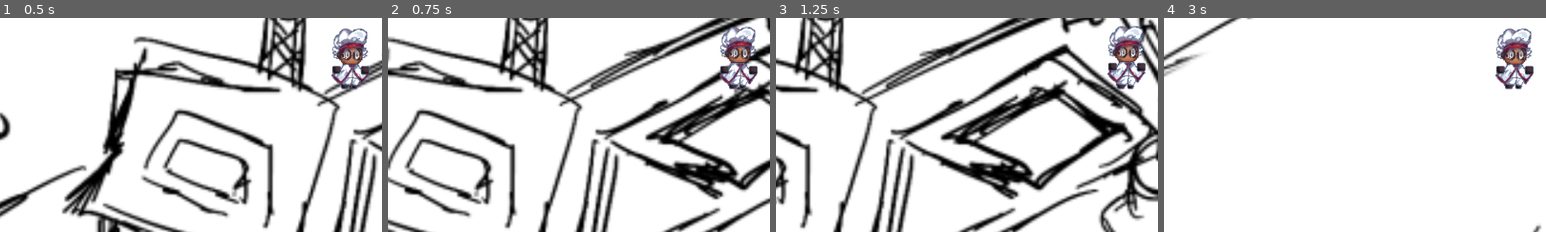
Above: before the commit, frames 1-4 (left to right).
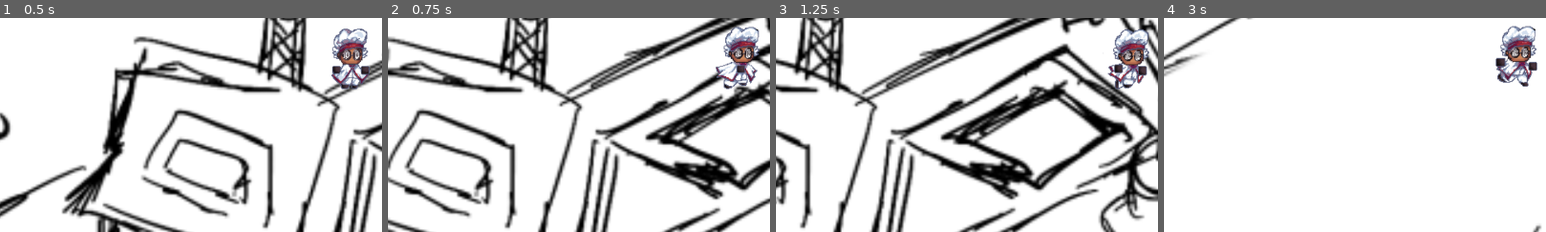
Above: after the commit, the same moments.

Repository: RashmitShrestha/gmo
Game: Godot game, scene res://scenes/game_area.tscn
Two runs of this game, one before a commit and one after it. Both use one fixed random seed, a clock stepped at 60 frames per second and the inputs below.
Inputs (mouse positions are % of the whole screen's width and height, from its top left):
- Up to frame 1 (0.5 s): no input
- Up to frame 2 (0.75 s): move the mouse to (72, 45) at 0.52 s; press the mouse at (72, 45) at 0.53 s; hold D (right) from 0.53 s (still down)
- Up to frame 3 (1.25 s): keep holding D (right)
- Up to frame 4 (3 s): move the mouse to (30, 55) at 1.27 s; release D (right) at 1.28 s; release the mouse at (30, 55) at 1.28 s; hold S (down) 1.28-2.03 s; tap Shift (shift) at 1.35, 2.85 s; move the mouse to (60, 28) at 2.02 s; press the mouse at (60, 28) at 2.03 s; hold D (right) 2.03-2.78 s; move the mouse to (45, 70) at 2.77 s; release the mouse at (45, 70) at 2.78 s; hold W (up) from 2.78 s (still down)
The pictures show only the part of the screen within x 4-54%, y 41-91%; the shares and areas given below are measured in that part.

Frame 1 is identical in both runs. In frame 2, 2.0% of the frame differs, in the area x 85-98%, y 4-34%; in frame 3, 2.3%, in the area x 86-98%, y 3-34%; in frame 4, 2.3%.
Error after the commit: Invalid access to property or key '_damaged' on a base object of type 'CharacterBody2D (Warden)'. (res://scripts/components/character_components/player_compone…

Commit message:
Reorganize files and code

Diff:
--- a/gmo/scenes/game_area.tscn
+++ b/gmo/scenes/game_area.tscn
@@ -8,7 +8,7 @@
 [ext_resource type="PackedScene" uid="uid://bpmfnh2gfepdb" path="res://scenes/watermelon.tscn" id="5_uy78w"]
 [ext_resource type="PackedScene" uid="uid://ctsmh36aqyq5t" path="res://scenes/strawberry.tscn" id="6_copoj"]
 [ext_resource type="Script" uid="uid://bquw4773xgiaq" path="res://scripts/characters/character.gd" id="6_x48u6"]
-[ext_resource type="Script" uid="uid://bkdpfqiiukrdd" path="res://scenes/main_camera.gd" id="9_copoj"]
+[ext_resource type="Script" uid="uid://bkdpfqiiukrdd" path="res://scripts/main_camera.gd" id="9_copoj"]
 
 [sub_resource type="Curve" id="Curve_gdmpp"]
 _limits = [0.0, 3500.0, 0.0, 1.0]
--- a/gmo/scenes/pomegranate.tscn
+++ b/gmo/scenes/pomegranate.tscn
@@ -1,6 +1,6 @@
 [gd_scene load_steps=23 format=3 uid="uid://c7ktnfe0qmnnc"]
 
-[ext_resource type="Script" uid="uid://chjc2gjv30lvf" path="res://scenes/pomegranate.gd" id="1_ho8ci"]
+[ext_resource type="Script" uid="uid://chjc2gjv30lvf" path="res://scripts/characters/pomegranate.gd" id="1_ho8ci"]
 
 [sub_resource type="CircleShape2D" id="CircleShape2D_57wkv"]
 radius = 67.18631
--- a/gmo/scenes/strawberry.tscn
+++ b/gmo/scenes/strawberry.tscn
@@ -1,6 +1,6 @@
 [gd_scene load_steps=27 format=3 uid="uid://ctsmh36aqyq5t"]
 
-[ext_resource type="Script" uid="uid://dysgo16t22eu1" path="res://scenes/strawberry.gd" id="1_h8us4"]
+[ext_resource type="Script" uid="uid://dysgo16t22eu1" path="res://scripts/characters/strawberry.gd" id="1_h8us4"]
 [ext_resource type="Texture2D" uid="uid://bx1ik1qy70hbg" path="res://assets/strawberry/strawberry_idle.png" id="2_rvm71"]
 [ext_resource type="Texture2D" uid="uid://dymfstb2qif5g" path="res://assets/strawberry/strawberry_attack.png" id="3_th2og"]
 [ext_resource type="Texture2D" uid="uid://d06gjxoa56j3h" path="res://assets/strawberry/strawberry_hurt.png" id="4_o3wpt"]
--- a/gmo/scenes/warden.tscn
+++ b/gmo/scenes/warden.tscn
@@ -8,8 +8,9 @@
 [ext_resource type="Texture2D" uid="uid://bx3y5udfahkxf" path="res://assets/warden/warden_running_away.png" id="5_c0uae"]
 [ext_resource type="Texture2D" uid="uid://bui46ivr6364q" path="res://assets/warden/warden_running_forward.png" id="6_mjqe3"]
 [ext_resource type="AnimationNodeBlendSpace2D" uid="uid://owlvc38kvh8n" path="res://animations/warden_run_blend.tres" id="8_r53ma"]
-[ext_resource type="Script" uid="uid://c30b3jc4757if" path="res://scripts/components/player_components/player_input_component.gd" id="9_c0uae"]
-[ext_resource type="Script" uid="uid://c6j7pukqrqy81" path="res://scripts/components/player_components/player_command_manager_component.gd" id="10_mjqe3"]
+[ext_resource type="Script" uid="uid://c30b3jc4757if" path="res://scripts/components/character_components/player_components/player_input_component.gd" id="9_c0uae"]
+[ext_resource type="Script" uid="uid://c6j7pukqrqy81" path="res://scripts/components/character_components/player_components/player_command_manager_component.gd" id="10_mjqe3"]
+[ext_resource type="Script" uid="uid://cstfxpqorys6c" path="res://scripts/components/character_components/player_components/player_animation_manager_component.gd" id="11_mjqe3"]
 
 [sub_resource type="RectangleShape2D" id="RectangleShape2D_cgkur"]
 size = Vector2(128, 128)
@@ -670,10 +671,11 @@
 &"running_side": SubResource("Animation_cabxg")
 }
 
-[node name="Warden" type="CharacterBody2D" node_paths=PackedStringArray("command_manager_component", "input_component")]
+[node name="Warden" type="CharacterBody2D" node_paths=PackedStringArray("command_manager_component", "input_component", "animation_manager_component")]
 script = ExtResource("1_wthw5")
 command_manager_component = NodePath("CommandManagerComponent")
 input_component = NodePath("InputComponent")
+animation_manager_component = NodePath("AnimationManagerComponent")
 
 [node name="CollisionShape2D" type="CollisionShape2D" parent="."]
 shape = SubResource("RectangleShape2D_cgkur")
@@ -707,3 +709,6 @@
 
 [node name="CommandManagerComponent" type="Node" parent="."]
 script = ExtResource("10_mjqe3")
+
+[node name="AnimationManagerComponent" type="Node" parent="."]
+script = ExtResource("11_mjqe3")
--- a/gmo/scenes/watermelon.tscn
+++ b/gmo/scenes/watermelon.tscn
@@ -1,6 +1,6 @@
 [gd_scene load_steps=27 format=3 uid="uid://bpmfnh2gfepdb"]
 
-[ext_resource type="Script" uid="uid://bxvny668eguvv" path="res://scenes/watermelon.gd" id="1_vlmfl"]
+[ext_resource type="Script" uid="uid://bxvny668eguvv" path="res://scripts/characters/watermelon.gd" id="1_vlmfl"]
 [ext_resource type="Texture2D" uid="uid://d0rapm3oo8vmm" path="res://assets/watermelon/watermelon_idle.png" id="2_11m30"]
 [ext_resource type="Texture2D" uid="uid://y856jyyrjepn" path="res://assets/watermelon/watermelon_hurt.png" id="3_8mcj1"]
 [ext_resource type="Texture2D" uid="uid://dlfeanargsv3h" path="res://assets/watermelon/watermelon_attack.png" id="4_fj3qu"]
--- a/gmo/scripts/characters/blueberry.gd
+++ b/gmo/scripts/characters/blueberry.gd
@@ -1,8 +1,9 @@
 class_name Blueberry
 extends GameCharacter
 
-var _damaged:bool = false
 var warden:Warden
+
+@export var animation_manager_component: BlueberryAnimationManagerComponent
 
 @onready var animation_tree: AnimationTree = $AnimationTree
 
@@ -15,7 +16,7 @@
 
 
 func _process(_delta) -> void:
-	update_animation_parameters()
+	animation_manager_component.update(self)
 
 
 func _on_mouse_entered():
@@ -25,15 +26,5 @@
 
 func _on_damage_enemy(character:GameCharacter, slice_velocity:float):
 	if character == self:
-		_damaged = true
+		damaged = true
 		print(str(self) + " dmg: " + str(slice_velocity ))
-
-
-func update_animation_parameters():
-	animation_tree["parameters/conditions/idle"] = true
-
-	if _damaged:
-		animation_tree["parameters/conditions/hurt"] = true
-		_damaged = false
-	else:
-		animation_tree["parameters/conditions/hurt"] = false
--- a/gmo/scripts/characters/character.gd
+++ b/gmo/scripts/characters/character.gd
@@ -4,7 +4,9 @@
 @export var speed: float
 var direction := Vector2.ZERO
 
-@onready var sprite:Sprite2D = $Sprite2D
+var damaged: bool = false
+
+@onready var sprite: Sprite2D = $Sprite2D
 
 
 func _physics_process(_delta: float) -> void:
--- a/gmo/scripts/characters/warden.gd
+++ b/gmo/scripts/characters/warden.gd
@@ -2,8 +2,10 @@
 extends GameCharacter
 
 @export var dash_speed_curve: Curve
+
 @export var command_manager_component: PlayerCommandManagerComponent
 @export var input_component: PlayerInputComponent
+@export var animation_manager_component: PlayerAnimationManagerComponent
 
 @onready var animation_tree: AnimationTree = $AnimationTree
 
@@ -11,11 +13,10 @@
 var idle_command: IdleCommand
 var move_command: MoveCommand
 var dash_command: DashCommand
-var _damaged:bool = false
 
-var vel_vec = Vector2.ZERO
-var curr_vel = 0
-var is_slicing = false
+var vel_vec := Vector2.ZERO
+var curr_vel: int = 0
+var is_slicing: bool = false
 
 func _ready() -> void:
 	animation_tree.active = true
@@ -30,21 +31,4 @@
 
 func _process(_delta) -> void:
 	command_manager_component.update(self)
-
-
-func update_animation_parameters():
-	if (velocity == Vector2.ZERO):
-		animation_tree["parameters/conditions/idle"] = true
-		animation_tree["parameters/conditions/is_moving"] = false
-	else:
-		animation_tree["parameters/conditions/idle"] = false
-		animation_tree["parameters/conditions/is_moving"] = true
-
-	if _damaged:
-		animation_tree["parameters/conditions/hurt"] = true
-		_damaged = false
-	else:
-		animation_tree["parameters/conditions/hurt"] = false
-
-	if direction != Vector2.ZERO:
-		animation_tree["parameters/Run/blend_position"] = direction
+	animation_manager_component.update(self)
--- /dev/null
+++ b/gmo/scripts/components/animation_manager_component.gd
@@ -0,0 +1,5 @@
+@abstract class_name AnimationManagerComponent
+extends Node
+
+
+@abstract func update(character) -> void
--- /dev/null
+++ b/gmo/scripts/components/character_components/fruit_components/blueberry_components/blueberry_animation_manager_component.gd
@@ -0,0 +1,12 @@
+class_name BlueberryAnimationManagerComponent
+extends AnimationManagerComponent
+
+
+func update(character: Blueberry) -> void:
+	character.animation_tree["parameters/conditions/idle"] = true
+
+	if character._damaged:
+		character.animation_tree["parameters/conditions/hurt"] = true
+		character._damaged = false
+	else:
+		character.animation_tree["parameters/conditions/hurt"] = false
--- /dev/null
+++ b/gmo/scripts/components/character_components/player_components/player_animation_manager_component.gd
@@ -0,0 +1,20 @@
+class_name PlayerAnimationManagerComponent
+extends AnimationManagerComponent
+
+
+func update(character) -> void:
+	if (character.velocity == Vector2.ZERO):
+		character.animation_tree["parameters/conditions/idle"] = true
+		character.animation_tree["parameters/conditions/is_moving"] = false
+	else:
+		character.animation_tree["parameters/conditions/idle"] = false
+		character.animation_tree["parameters/conditions/is_moving"] = true
+
+	if character._damaged:
+		character.animation_tree["parameters/conditions/hurt"] = true
+		character._damaged = false
+	else:
+		character.animation_tree["parameters/conditions/hurt"] = false
+
+	if character.direction != Vector2.ZERO:
+		character.animation_tree["parameters/Run/blend_position"] = character.direction
--- /dev/null
+++ b/gmo/scripts/components/seed_components/fly_component.gd
@@ -0,0 +1 @@
+extends Node
--- /dev/null
+++ b/gmo/scripts/seeds/seed.gd
@@ -0,0 +1,2 @@
+class_name Seed
+extends RigidBody2D
Empty file removed: gmo/scenes/animation_tree.gd
Not shown: 1 places in gmo/scenes/warden.tscn that only renumber resources
Empty file added: gmo/scripts/animation_tree.gd
Renamed: gmo/scenes/animation_tree.gd.uid -> gmo/scripts/animation_tree.gd.uid
Renamed: gmo/scenes/pomegranate.gd -> gmo/scripts/characters/pomegranate.gd
Renamed: gmo/scenes/pomegranate.gd.uid -> gmo/scripts/characters/pomegranate.gd.uid
Renamed: gmo/scenes/strawberry.gd -> gmo/scripts/characters/strawberry.gd
Renamed: gmo/scenes/strawberry.gd.uid -> gmo/scripts/characters/strawberry.gd.uid
Renamed: gmo/scenes/watermelon.gd -> gmo/scripts/characters/watermelon.gd
Renamed: gmo/scenes/watermelon.gd.uid -> gmo/scripts/characters/watermelon.gd.uid
Not shown, added: gmo/scripts/components/animation_manager_component.gd.uid
Renamed: gmo/scripts/components/command_manager_component.gd -> gmo/scripts/components/character_components/command_manager_component.gd
(and 13 more such lines)
